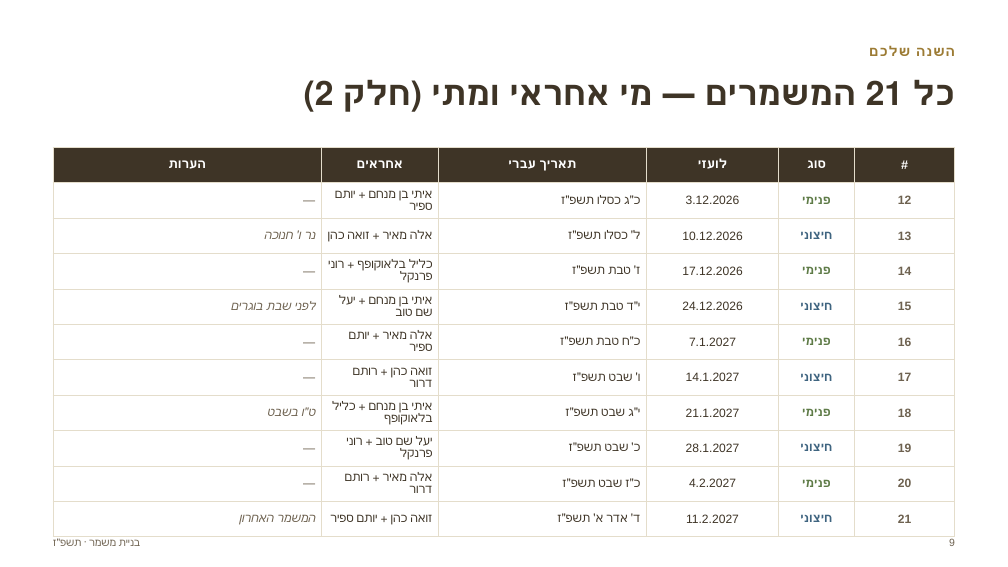
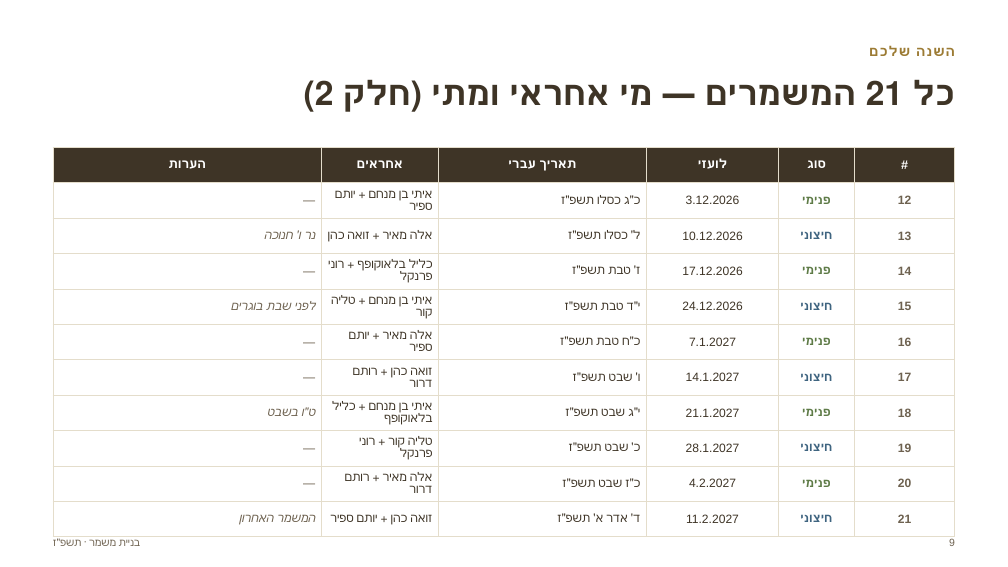
Before and after one commit to urishav464/Ein-Prat-work, a slide deck: slide 9 of Mishmer-section/2026-27/binyat-mishmar-mifgash-peticha.pptx. Drawn at 1008x567 pixels with LibreOffice and Linux fonts; fonts in the diff are those of the drawing. Boxes give left, top, right and bottom in pixels: in the first picture for what was removed or moved away, otherwise in the second. Text is boxed around its words. In the diff, an @@ line names an element or a change of style, - is before the commit and + after.

```diff
--- a/Mishmer-section/2026-27/binyat-mishmar-mifgash-peticha.pptx
+++ b/Mishmer-section/2026-27/binyat-mishmar-mifgash-peticha.pptx
@@ table at (x1=53, y1=147, x2=955, y2=529) @@
-row 5, column 2: איתי בן מנחם + יעל שם טוב
+row 5, column 2: איתי בן מנחם + טליה קור
-row 9, column 2: יעל שם טוב + רוני פרנקל
+row 9, column 2: טליה קור + רוני פרנקל
```
Also in this commit, not shown: 1 other slide changed, 7 other files.
